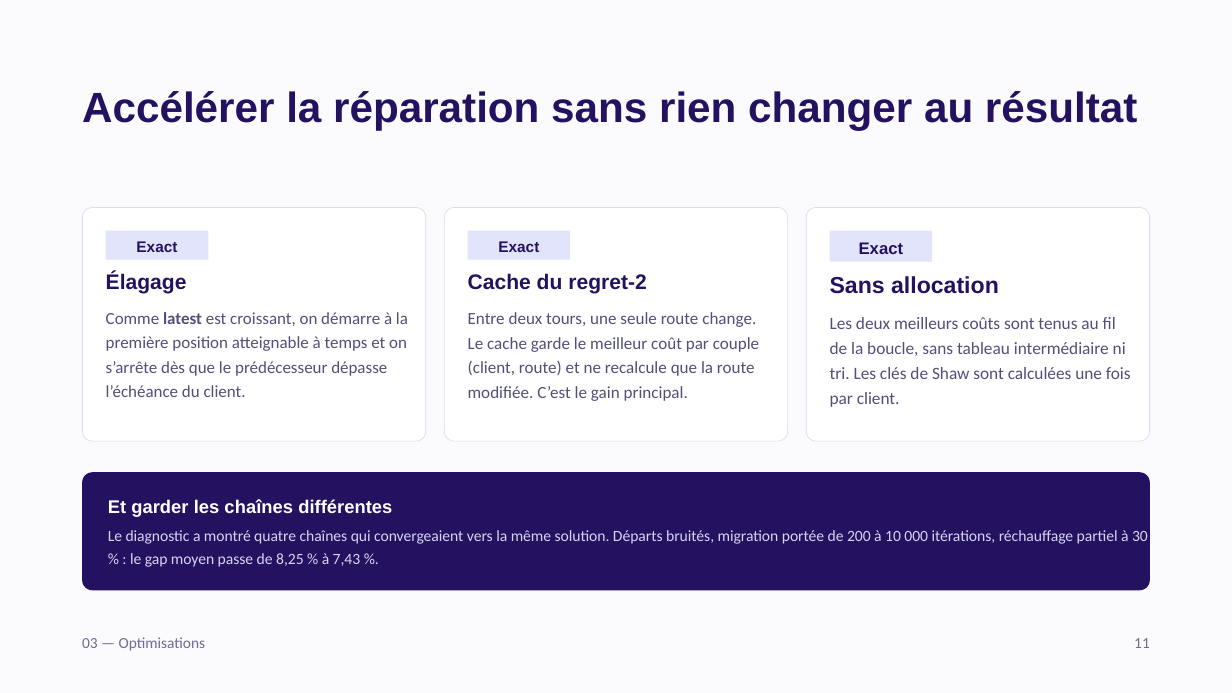
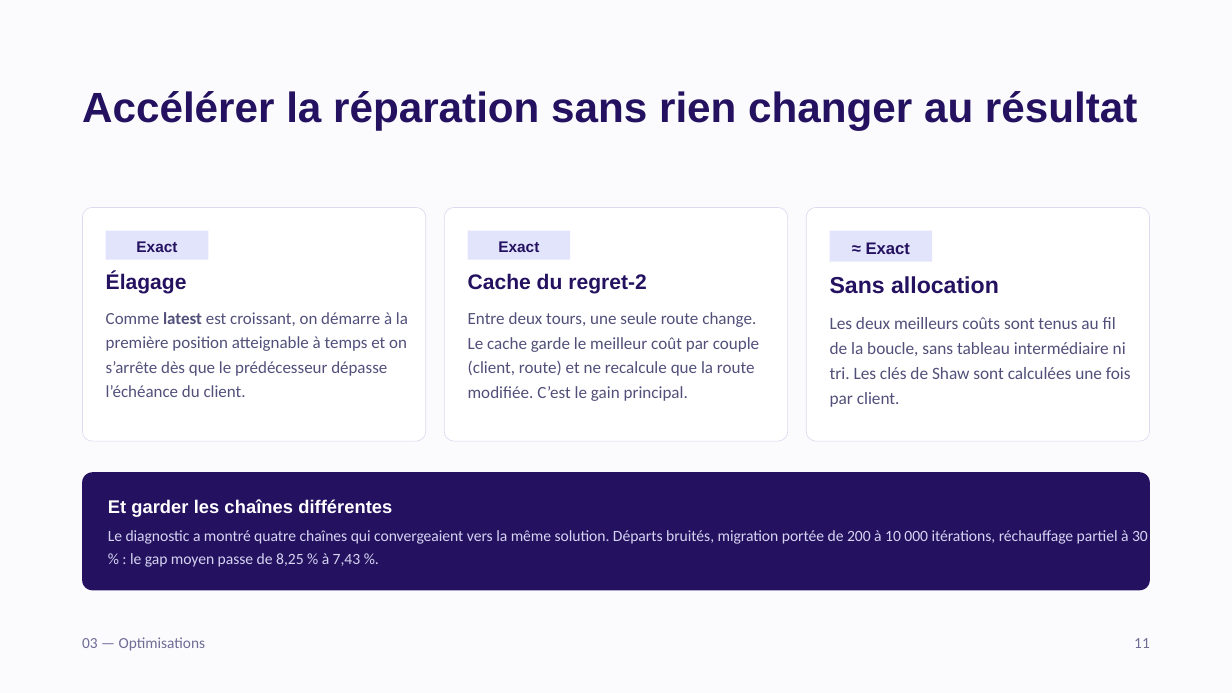
Before and after one commit to PerfectKars/tournees-livraison-cvrptw, a slide deck: slide 14 of livrables/Presentation_CVRPTW.pptx. Drawn at 1232x693 pixels with LibreOffice and Linux fonts; fonts in the diff are those of the drawing. Boxes give left, top, right and bottom in pixels: in the first picture for what was removed or moved away, otherwise in the second. Text is boxed around its words. In the diff, an @@ line names an element or a change of style, - is before the commit and + after.

Commit message:
Diaporama : l'accélération « sans allocation » est quasi exacte, pas exacte
COMPARAISON.md (3.7) précise que le résultat n'est pas strictement identique
quand deux scores sont exactement égaux (l'ordre d'examen des routes peut
changer). L'étiquette de la diapo « Accélérer la réparation » passe donc de
« Exact » à « ≈ Exact », dans les deux versions du diaporama.

Texte seul : aucune diapo ajoutée ou déplacée, mise en page inchangée.

```diff
--- a/livrables/Presentation_CVRPTW.pptx
+++ b/livrables/Presentation_CVRPTW.pptx
@@ text in rectangle at (866,242,910,254): text changed @@
-Exact
+≈ Exact
```
Also in this commit, not shown: 1 other file.
